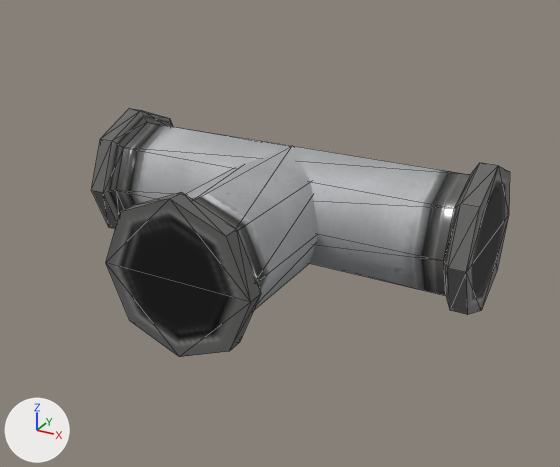
The glTF model startup/pkg/vaststars.resources/glb/pipe/pipe_T.glb: old version first, new version second.
One viewpoint serves both versions: a 50 mm lens placed at (8.54, -16.15, 11.11), pointed at (0.06, -0.72, 3.39). Arrows for +X, +Y and +Z are at lower left; the lights stay in place. Mesh edges are drawn as thin lines. Where no turn or scale is listed for an object, it has been applied to the vertices. Vertices at the same position are counted once.

Objects in the first picture: 'zhuti.II.003'.
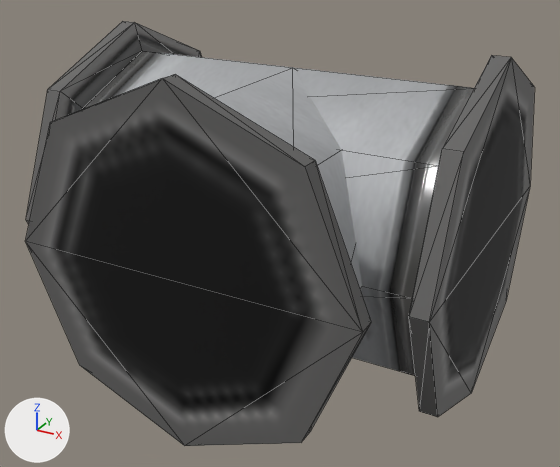
Where the change shows, as pixel boxes [x1, y1, x2, y2] in the pictures (560 x 467 px; the box of a moved part takes in the faces that stretch with it):
'zhuti.II.003', reshaped (22% wider, 70% taller): before [92, 108, 510, 357]; after [26, 21, 535, 446]
part 1 of me_zhuti_004, moved or reshaped: before [92, 108, 510, 315]; after [26, 21, 535, 417]
part 2 of me_zhuti_004, moved or reshaped: before [106, 146, 318, 357]; after [26, 68, 371, 446]

What changed in the scene script:
```text
Change me_zhuti_004:
    where me_zhuti_004.from_pydata(...)  # 80 vertices, 146 faces; spans x -5.0..5.0, y -5.0..1.78, z 2.19..5.75
    used by ob_zhuti_ii_003; location = (0.0, 0.0, 0.0)
    me_zhuti_004 part 1: the loose piece of 48 vertices spanning x -5.0..5.0, y -1.78..1.78, z 2.19..5.75 is scaled about its middle by (1, 2.3, 2.3)
    me_zhuti_004 part 2: the loose piece of 32 vertices spanning x -1.78..1.78, y -5.0..0.0, z 2.19..5.75 is scaled about its middle by (2.3, 1, 2.3)
```
